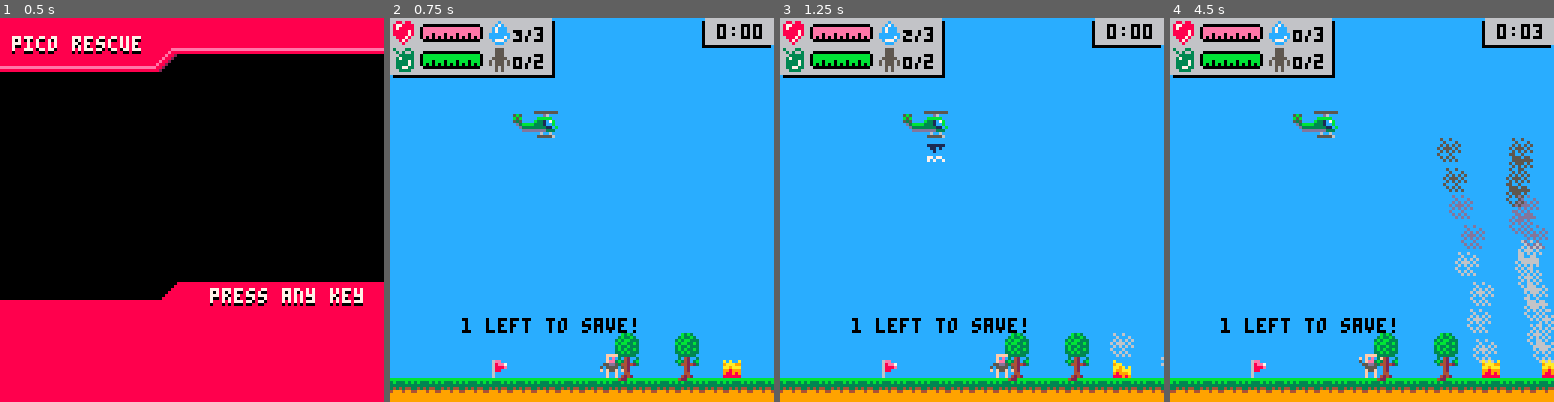
Above: before the commit, frames 1-4 (left to right).
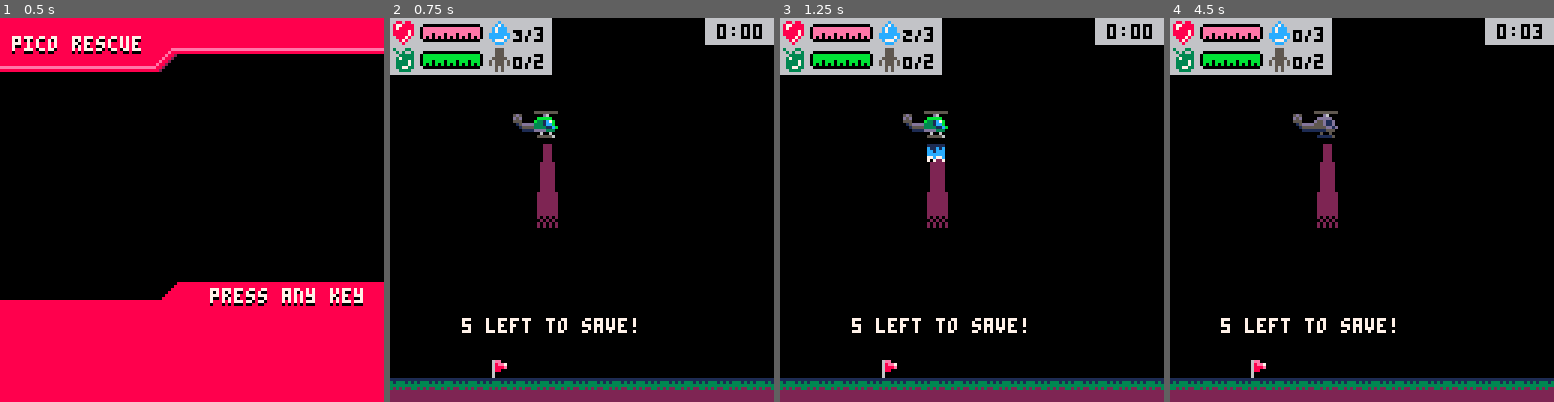
Above: after the commit, the same moments.

Repository: NinetiesPaul/PicoRescue
Game: PICO-8 cartridge picorescue.p8
Same seed, same stepped clock (60 frames per second), same inputs: the game is played once before the commit and once after it.
Inputs:
- Up to frame 1 (0.5 s): tap X (X key) at 0.33 s
- Up to frame 2 (0.75 s): tap O (Z key) at 0.7 s
- Up to frame 3 (1.25 s): tap X (X key) at 1.07 s
- Up to frame 4 (4.5 s): hold Right 1.6-2.1 s; tap O (Z key) every 0.4 s from 1.7 to 4.1 s; tap X (X key) at 1.85, 2.97, 4.08 s; hold Up 2.15-2.42 s; hold Right 2.47-3.03 s; hold Left 3.08-3.58 s; hold Down 3.63-3.97 s; hold Right from 4.02 s (still down)

Frame 1 is identical in both runs. In frame 2, 90% of the frame differs, in the area x 0-100%, y 0-100%; in frame 3, 90%; in frame 4, 90%.

Commit message:
removed debugging

Diff:
--- a/picorescue.p8
+++ b/picorescue.p8
@@ -101,10 +101,10 @@
 		civs_left_behind = 0,
 		civs_lost_on_triage = 0
 	}
-	difficulties = { "easy" } -- "normal", "hard" [debug]
+	difficulties = { "easy", "normal", "hard" }
 	civ_spawn =
 	{
-		easy = { 70  }, -- 150, 250, 345, 460 [debug]
+		easy = { 150, 250, 345, 460 },
 		normal = { 250, 350, 395, 470, 590 },
 		hard = { 290, 390, 580, 620, 680, 750 }
 	}
@@ -215,7 +215,7 @@
 	mission_earnings = 0
 	mission_civ_lost_on_triage = 0
 	mission_n_of_blood_bag = 3
-	mission_day_time = rnd({ "day" }) -- , "night" [debug]
+	mission_day_time = rnd({ "day", "night" })
 	mission_wind_v = rnd({ 0, 0.05, 0.15, 0.3 })
 	mission_wind_d = rnd({ "left", "right" })
 	mission_wind_roulette = true
@@ -331,8 +331,8 @@
 		print("$" .. player.finance, 39, 27, 3)
 		print("$" .. player.finance, 39, 26, 11)
 
-		print("health $95", 15, 48, 7)
-		print("fuel $75", 15, 58, 7)
+		print("health $35", 15, 48, 7)
+		print("fuel $45", 15, 58, 7)
 
 		spr(018, 5, 37 + shop_option * 10, 1, 1, true)
 
@@ -633,7 +633,7 @@
 	if curr_screen != 2 then
 		if main_music == false then
 			main_music = true
-			-- music(1)
+			music(1)
 		else
 			if (stat(56) >= 430) main_music = false
 		end
@@ -717,15 +717,15 @@
 		if (shop_option < 1) shop_option = 2
 
 		if btnp(4) and not block_btns then
-			if shop_option == 1 and player.rotor_health < player.max_rotor_health then
+			if shop_option == 1 and player.rotor_health < player.max_rotor_health and player.finance >= 35 then
 				player.rotor_health = flr(player.rotor_health) + 1
 				player.finance -= 35
 				notification("-$35")
 				if (player.rotor_health > player.max_rotor_health) player.rotor_health = player.max_rotor_health
 			end
-			if shop_option == 2 and player.rotor_fuel < player.max_rotor_fuel then
+			if shop_option == 2 and player.rotor_fuel < player.max_rotor_fuel and player.finance >= 45 then
 				player.rotor_fuel = flr(player.rotor_fuel) + 1
-				player.finance -= 34
+				player.finance -= 45
 				notification("-$45")
 				if (player.rotor_fuel > player.max_rotor_fuel) player.rotor_fuel = player.max_rotor_fuel
 			end
@@ -1203,7 +1203,7 @@
 				civ.blood_level = 10
 				local wounds = {}
 
-				civ_is_wounded = 0 -- 2 -- (rnd(1) > 0.55) and rnd({ 1, 2, 3 }) or 0 [debug]
+				civ_is_wounded = (rnd(1) > 0.55) and rnd({ 1, 2, 3 }) or 0
 				if civ_is_wounded > 0 then
 					wound_type = rnd({ "arms", "legs" })
 
